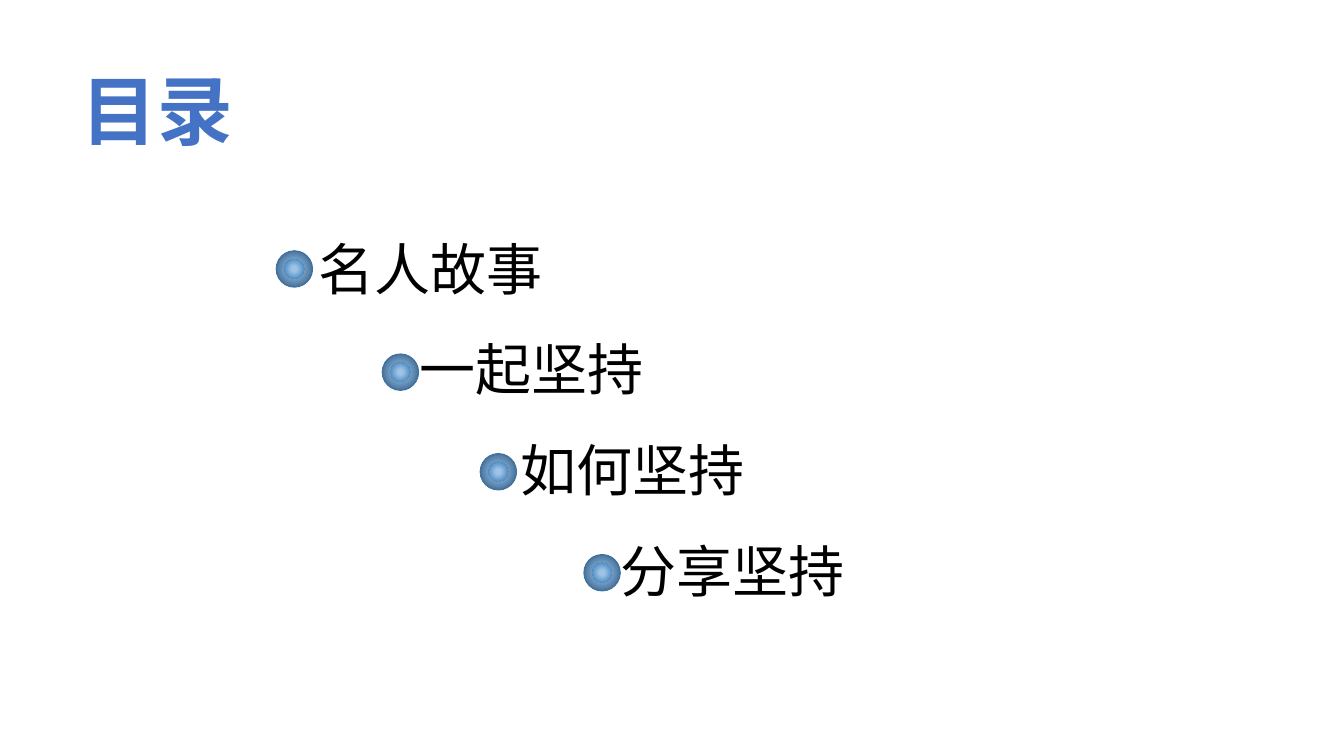
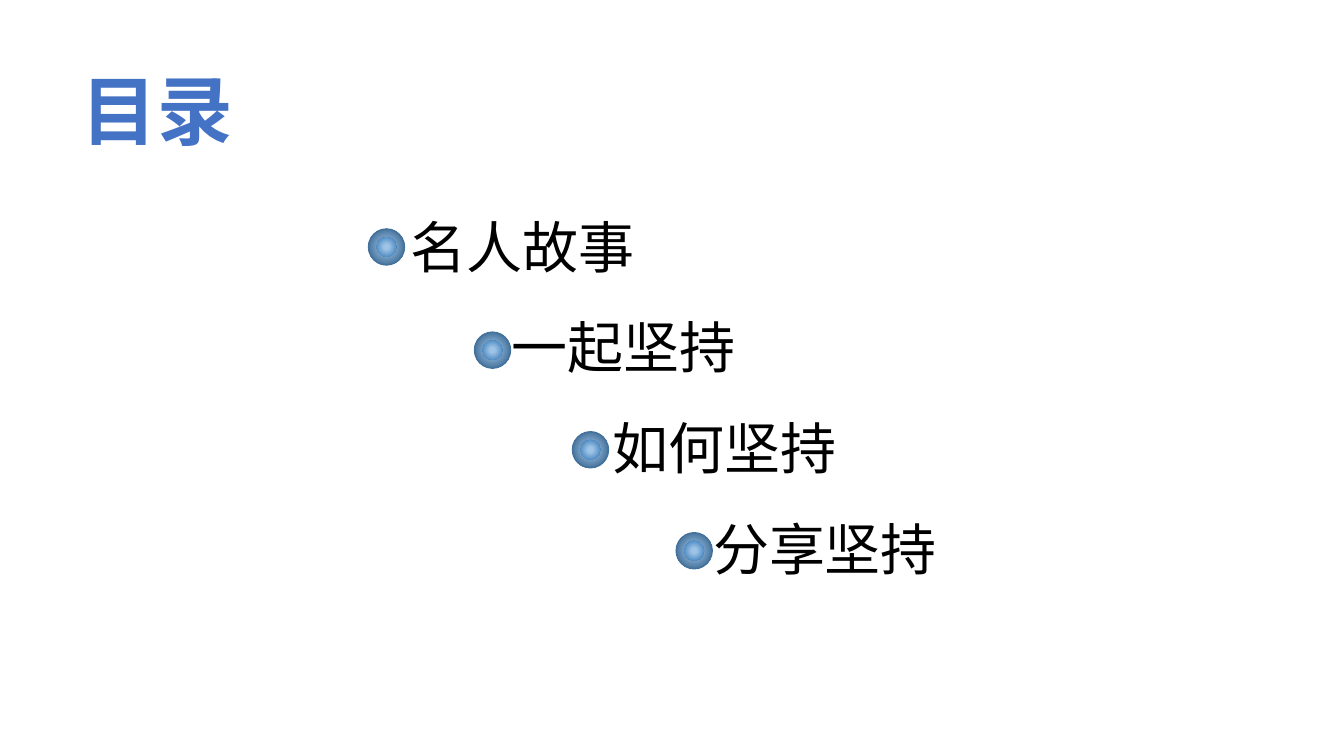
Before and after one commit to jeefies/ppt, a slide deck: slide 2 of 坚持.pptx. Drawn at 1344x756 pixels with LibreOffice and Linux fonts; fonts in the diff are those of the drawing. Boxes give left, top, right and bottom in pixels: in the first picture for what was removed or moved away, otherwise in the second. Text is boxed around its words. In the diff, an @@ line names an element or a change of style, - is before the commit and + after.

```diff
--- a/坚持.pptx
+++ b/坚持.pptx
@@ 6 ellipses: place and size @@
-6 ellipses at <box>276,251,620,591</box>
+6 ellipses at <box>369,229,713,570</box>
@@ 2 ellipses, 1 text: place and size @@
-2 ellipses, 1 text at <box>319,243,845,597</box>
+2 ellipses, 1 text at <box>411,221,937,575</box>
```
Also in this commit, not shown: 1 other slide changed, 1 slide added.
